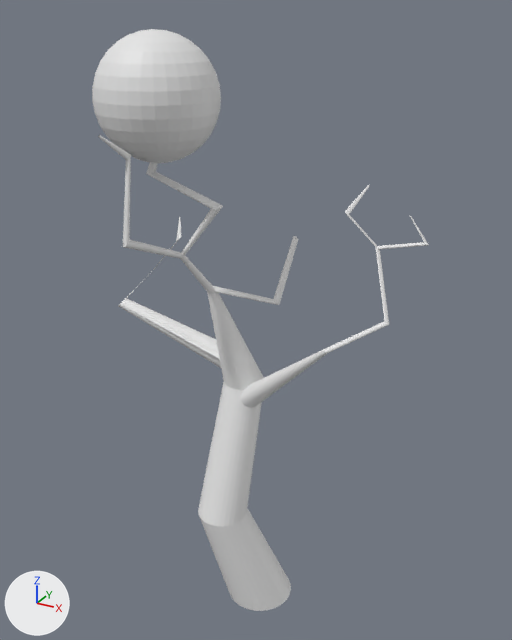
Two versions of the Blender file Tree .blend, one commit apart.
Before and after are seen from a camera (50 mm lens) standing at (12.2, -20.0, 21.1) and looking at (-0.1, 2.2, 10.0). Arrows for +X, +Y and +Z are at lower left; the lights stay in place. The picture after the commit comes second.
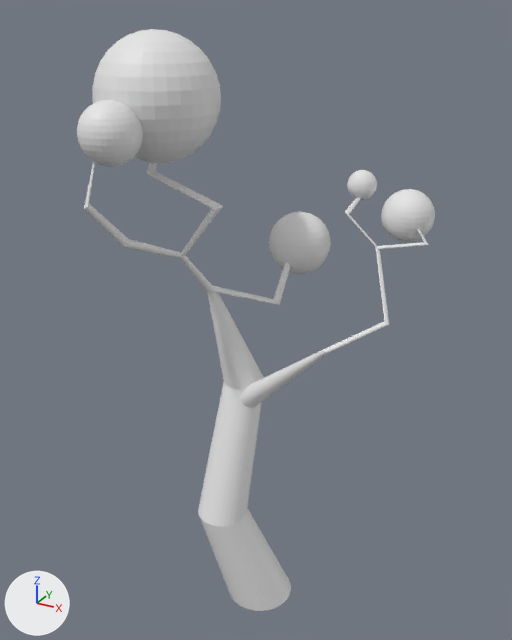
Where the change shows, as pixel boxes (x1, y1, x2, y2) in the pictures (512 x 640 px; the box of a moved part takes in the faces that stretch with it):
'Cylinder', reshaped (6% wider)
    before: (92, 29, 429, 611)
    after: (77, 29, 435, 611)
part 1 of me_cylinder_001, added
    after: (381, 189, 435, 242)
part 2 of me_cylinder_001, added
    after: (269, 212, 331, 274)
part 3 of me_cylinder_001, added
    after: (347, 170, 377, 200)
part 4 of me_cylinder_001, added
    after: (77, 100, 143, 167)
part 5 of me_cylinder_001, cut back
    before: (118, 217, 221, 368)
part 6 of me_cylinder_001, moved or reshaped
    before: (98, 135, 131, 247)
    after: (84, 162, 130, 247)

The change in detail:
me_cylinder_001 is used by ob_cylinder; location (0.0, 0.0, 0.0).
me_cylinder_001 had 1687 vertices, 1350 faces, 140 loose edges and spanned x -6.6..5.7, y -2.5..6.0, z -2.0..20.5.
me_cylinder_001 now has 3399 vertices, 3278 faces, 73 loose edges and spans x -4.7..5.7, y -3.5..6.8, z -2.0..20.5.
me_cylinder_001 part 1: a new loose piece, a UV sphere (32 segments, 16 rings, poles along z) spanning x 3.5..5.5, y 4.8..6.8, z 12.9..14.9.
me_cylinder_001 part 2: a new loose piece, a UV sphere (32 segments, 16 rings, poles along z) spanning x -0.4..2.0, y 3.1..5.5, z 11.4..13.9.
me_cylinder_001 part 3: a new loose piece, a UV sphere (32 segments, 16 rings, poles along z) spanning x 2.2..3.3, y 4.9..6.0, z 14.4..15.5.
me_cylinder_001 part 4: a new loose piece, a UV sphere (32 segments, 16 rings, poles along z) spanning x -3.6..-1.6, y -3.5..-1.5, z 16.5..18.5.
Part 5, on me_cylinder_001:
224 vertices are removed from x -6.6..-4.4, y 1.3..5.1, z 9.6..12.7.
124 faces are deleted.
96 loose edges are deleted.
8 vertices are added at x -1.0..-0.4, y 1.0..1.1, z 8.3..8.4.
29 loose edges are added.
4 new faces join them.
Part 6, on me_cylinder_001:
20 vertices in x -2.7..-2.5, y -1.7..-1.6, z 16.6..16.7 move by (-0.6, -1.5, -1.3).
5 vertices in x -2.7..-2.5, y -1.7..-1.6, z 16.7..16.8 move by (-0.6, -1.5, -1.4).
4 vertices in x -2.6..-2.5, y -1.7..-1.6, z 16.6..16.7 move by (-0.7, -1.5, -1.3).
3 vertices move from x -2.6..-2.5, y -1.8..-1.7, z 16.6..16.7 to x -3.2, y -3.2, z 15.3.
